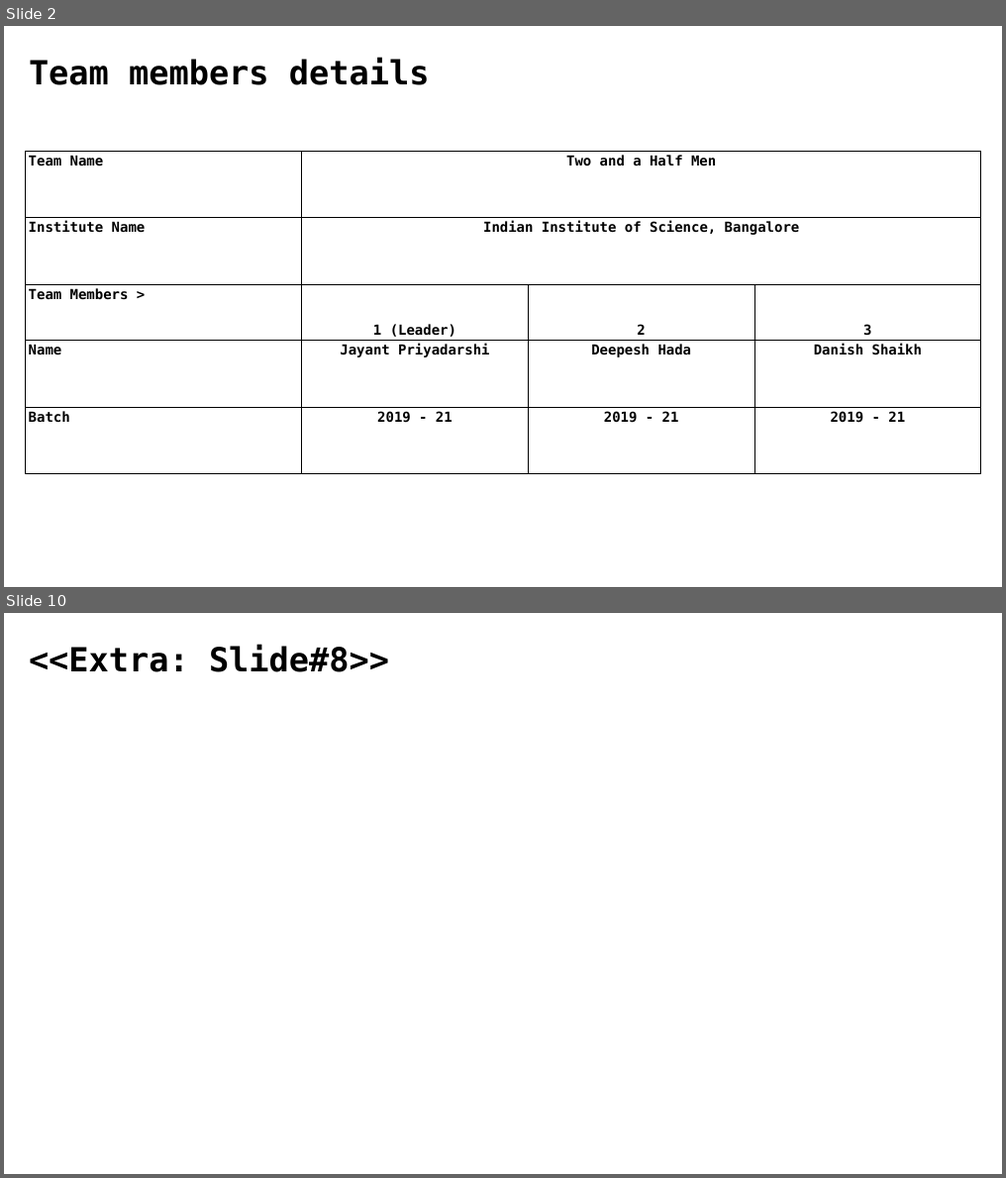
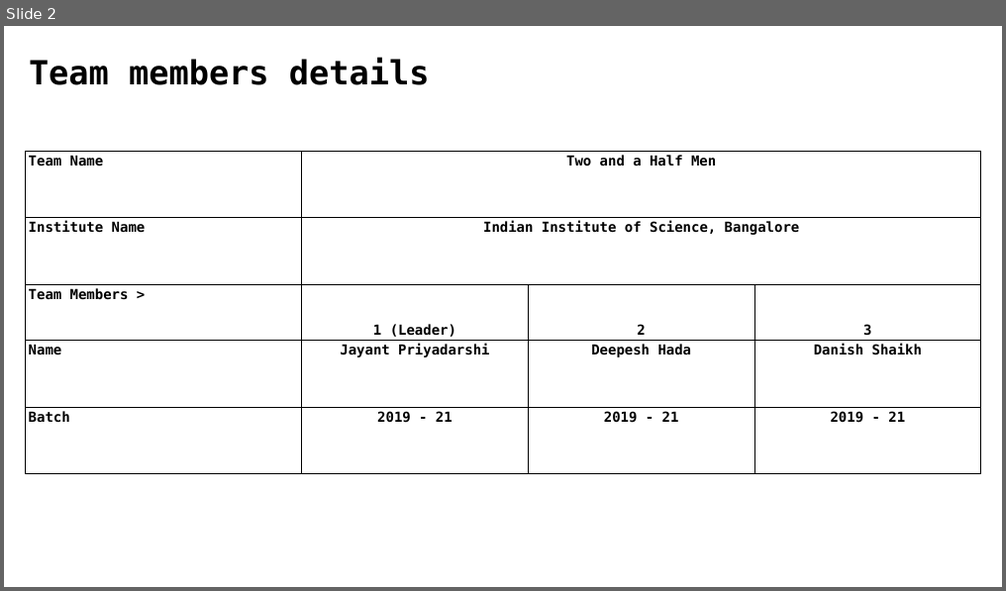
Before and after one commit to deepeshhada/flipkart-grid-table-extraction, a slide deck: Level 2/GRiD_ Electronic Invoicing using Image Processing_TwoAndAHalfMen_IISc.pptx. Shown one above the other, each under a label of ours: slides 2 and 10 before the commit, slide 2 after it; the slides between them are not shown. The pictures are 1006x1178 and 1006x591 pixels, drawn with LibreOffice and Linux fonts; fonts in the diff are those of the drawing; background and template pictures are left out. Boxes give left, top, right and bottom in pixels: in the first picture for what was removed or moved away, otherwise in the second. Text is boxed around its words. In the diff, an @@ line names an element or a change of style, - is before the commit and + after.

```diff
--- a/Level 2/GRiD_ Electronic Invoicing using Image Processing_TwoAndAHalfMen_IISc.pptx
+++ b/Level 2/GRiD_ Electronic Invoicing using Image Processing_TwoAndAHalfMen_IISc.pptx
@@ slide 10 removed at (4, 613, 1002, 1174), background picture (left out) @@
@@ text removed at (29, 644, 389, 672) @@
-<<Extra: Slide#8>>
```
Also in this commit, not shown: 5 slides changed, 5 slides added, 4 other slides removed, 3 other files.
